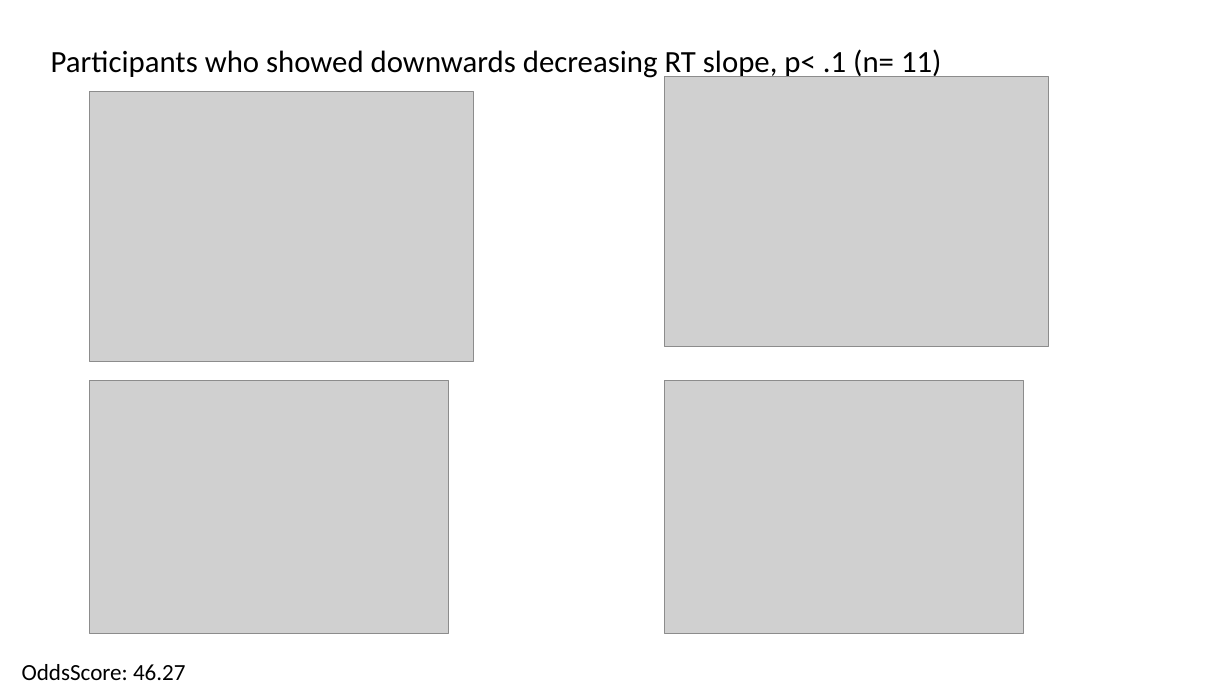
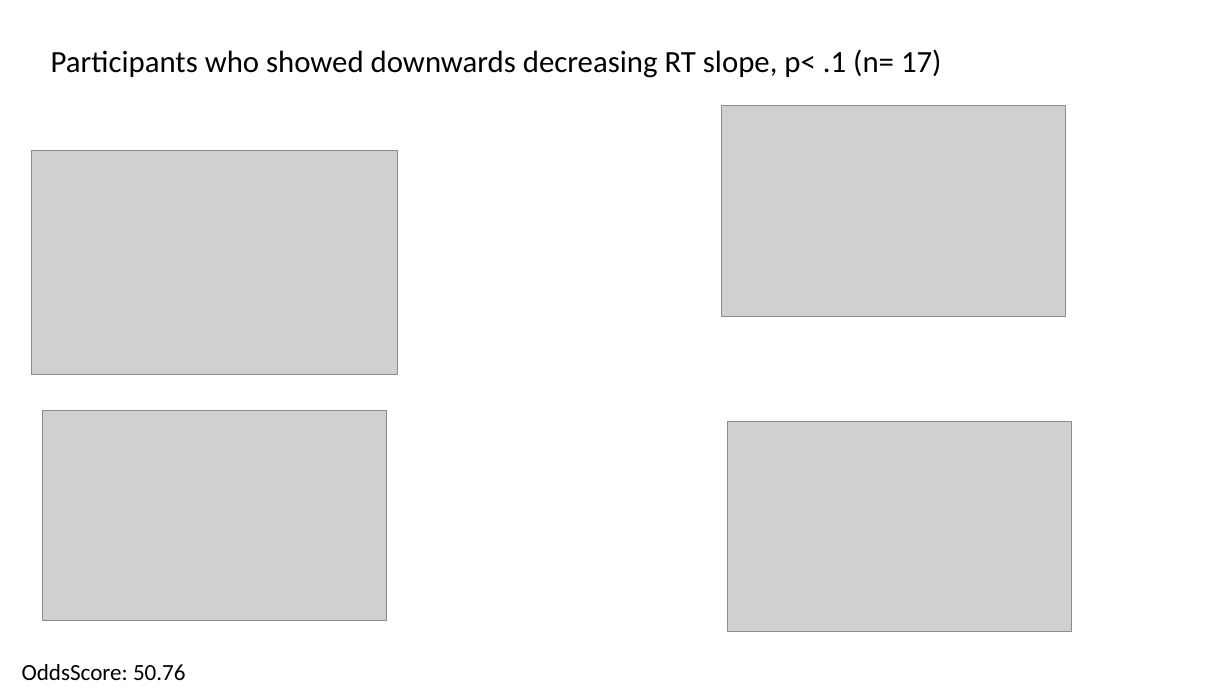
Before and after one commit to gpagnier/rampAnalysis, a slide deck: slide 12 of Rampv06SbIgnore.pptx (slide 11 before the commit). Drawn at 1232x693 pixels with LibreOffice and Linux fonts; fonts in the diff are those of the drawing; grey boxes stand for pictures. Boxes give left, top, right and bottom in pixels: in the first picture for what was removed or moved away, otherwise in the second. Text is boxed around its words. In the diff, an @@ line names an element or a change of style, - is before the commit and + after.

```diff
--- a/Rampv06SbIgnore.pptx
+++ b/Rampv06SbIgnore.pptx
@@ title at [51, 49, 942, 78]: text changed @@
-Participants who showed downwards decreasing RT slope, p< .1 (n= 11)
+Participants who showed downwards decreasing RT slope, p< .1 (n= 17)
@@ picture: place and size @@
-picture at [665, 77, 1049, 347]
+picture at [722, 106, 1066, 316]
@@ picture: place and size @@
-picture at [89, 91, 473, 361]
+picture at [31, 151, 397, 374]
@@ picture: place and size @@
-picture at [89, 381, 448, 633]
+picture at [43, 410, 386, 620]
@@ picture: place and size @@
-picture at [665, 381, 1024, 633]
+picture at [728, 421, 1072, 631]
@@ text at [22, 664, 186, 680]: text changed @@
-OddsScore: 46.27
+OddsScore: 50.76
```
Also in this commit, not shown: 10 other slides changed, 4 slides added, 1 slide removed, 3 other files.
